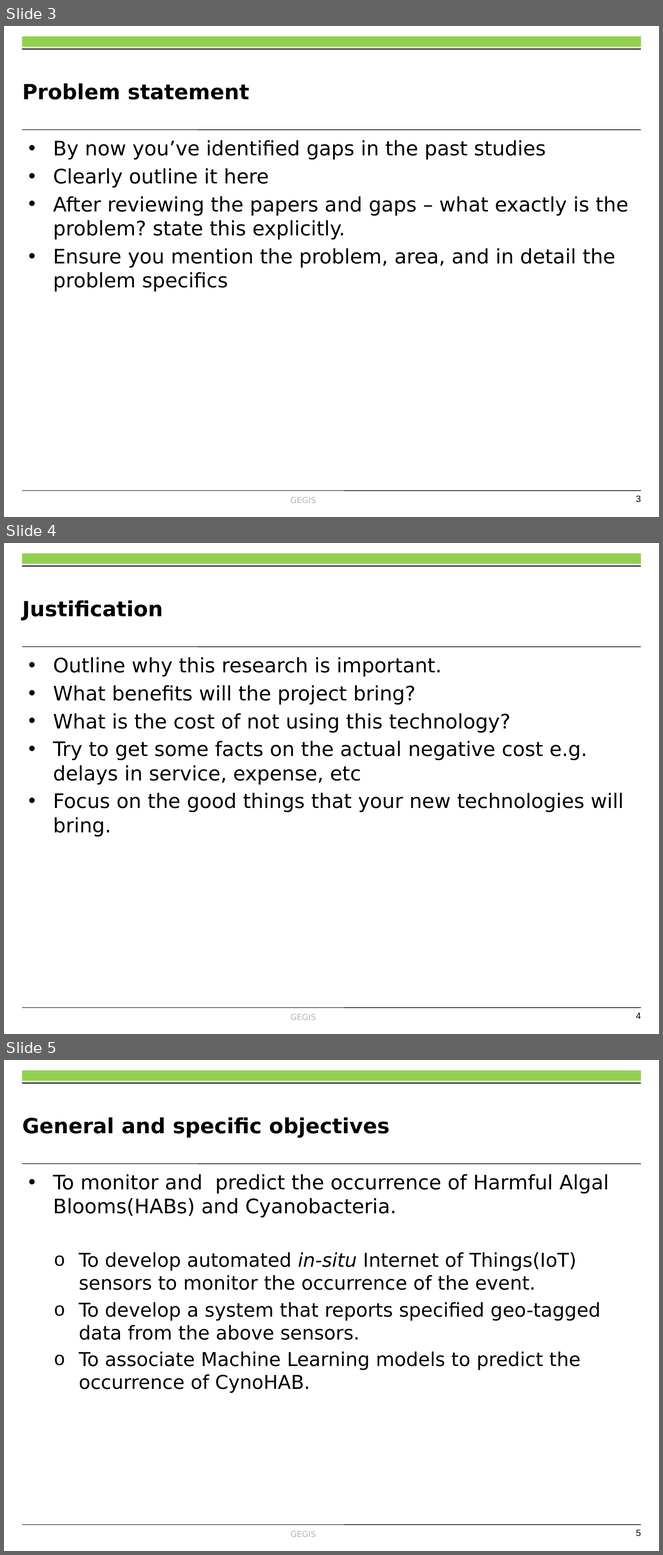
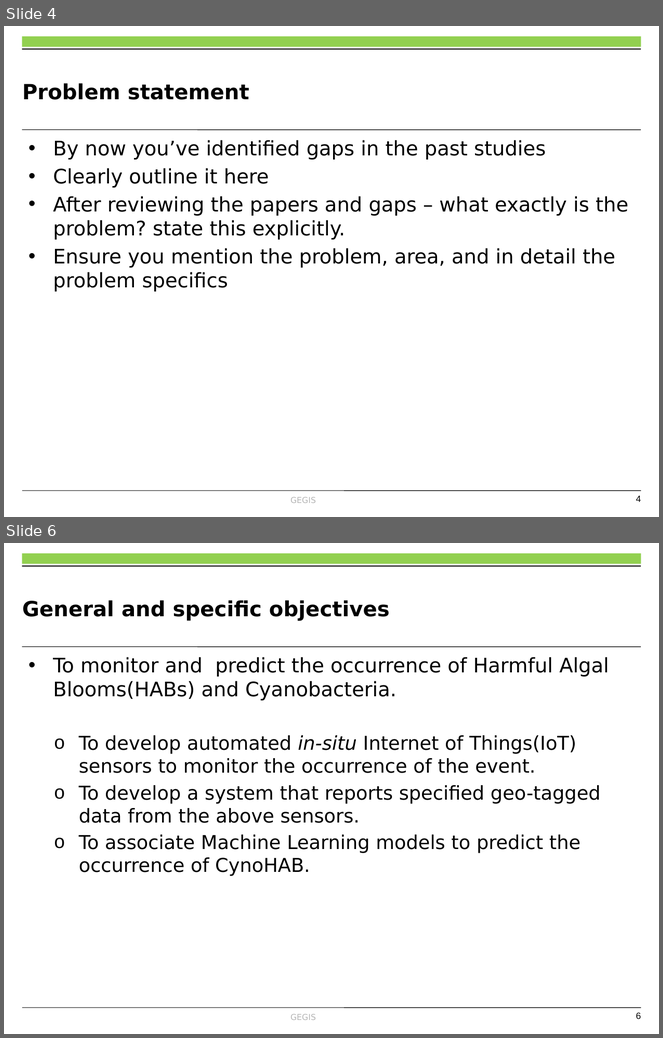
Before and after one commit to OkomoJacob/FinalYearProject, a slide deck: MY PRESENTATION.pptx. Shown one above the other, each under a label of ours: slides 3, 4 and 5 before the commit, slides 4 and 6 after it; the slides between them are not shown. The pictures are 663x1555 and 663x1038 pixels, drawn with LibreOffice and Linux fonts; fonts in the diff are those of the drawing; background and template pictures are left out. Boxes give left, top, right and bottom in pixels: in the first picture for what was removed or moved away, otherwise in the second. Text is boxed around its words. In the diff, an @@ line names an element or a change of style, - is before the commit and + after.

```diff
--- a/MY PRESENTATION.pptx
+++ b/MY PRESENTATION.pptx
@@ slide 4 removed at (4, 543, 659, 1034), background #FFFFFF; not listed: 6 template elements that a slide beside it also shows @@
@@ title removed at (22, 600, 163, 620) @@
-Justification
@@ text removed at (53, 657, 624, 837) @@
-• Outline why this research is important.
-• What benefits will the project bring?
-• What is the cost of not using this technology?
-• Try to get some facts on the actual negative cost e.g. delays in service, expense, etc
-• Focus on the good things that your new technologies will bring.
@@ what was slide 3 is now slide 4 @@
@@ page number at (636, 496, 642, 502): text changed @@
-3
+4
@@ what was slide 5 is now slide 6 @@
@@ page number at (636, 1013, 642, 1019): text changed @@
-5
+6
```
Also in this commit, not shown: 4 slides changed, 3 slides added, 1 other slide removed, 2 other files.
